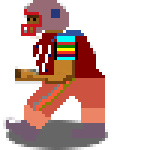
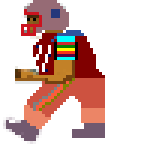
Layered file, before and after one edit (150 x 150). Changes by layer:
painted on "Background" over [90, 45, 96, 54]
hid "Layer" over [6, 120, 108, 150]
